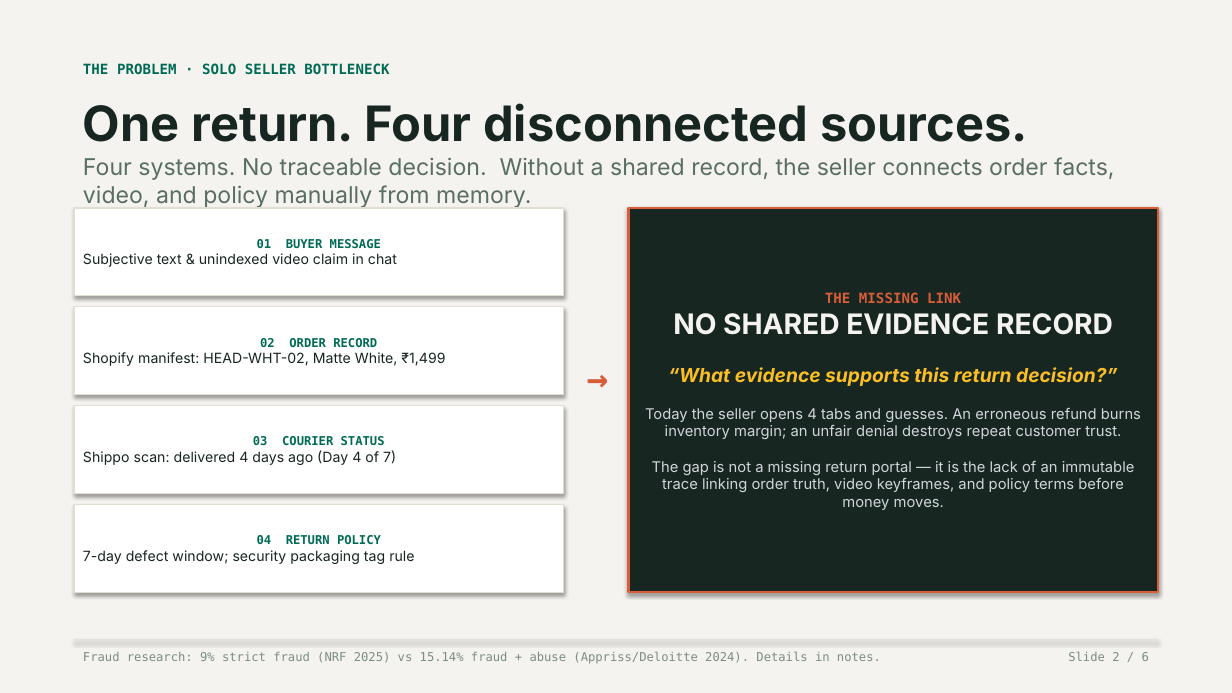
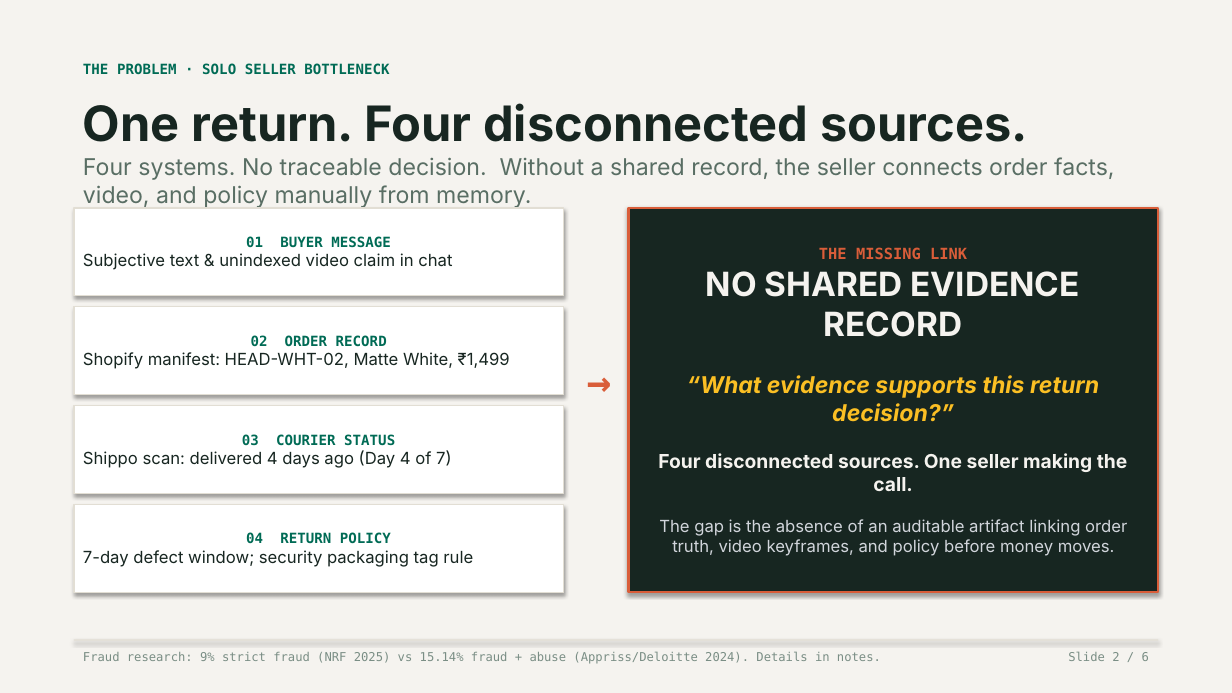
Before and after one commit to lenamkhanhh/hack4hack, a slide deck: slide 2 of ReturnLens_v4.pptx. Drawn at 1232x693 pixels with LibreOffice and Linux fonts; fonts in the diff are those of the drawing. Boxes give left, top, right and bottom in pixels: in the first picture for what was removed or moved away, otherwise in the second. Text is boxed around its words. In the diff, an @@ line names an element or a change of style, - is before the commit and + after.

```diff
--- a/ReturnLens_v4.pptx
+++ b/ReturnLens_v4.pptx
@@ rectangle "01 BUYER MESSAGE" at (74, 208, 564, 296): size 9.5 to 11 pt in "01 BUYER MESSAGE"; size 11 to 13 pt in "Subjective text & unindexed video claim in ..." @@
@@ text in rectangle at (687, 247, 1099, 422): size 11 to 12 pt in "THE MISSING LINK"; size 22 to 26 pt in "NO SHARED EVIDENCE RECORD"; size 15 to 18 pt in "“What evidence supports this return decision?”" @@
@@ rectangle "02 ORDER RECORD" at (74, 307, 564, 395): size 9.5 to 11 pt in "02 ORDER RECORD"; size 11 to 13 pt in "Shopify manifest: HEAD-WHT-02, Matte White, ₹1,499" @@
@@ text "→" at (578, 351, 615, 407): size 28 to 32 pt @@
@@ rectangle "03 COURIER STATUS" at (74, 406, 564, 494): size 9.5 to 11 pt in "03 COURIER STATUS"; size 11 to 13 pt in "Shippo scan: delivered 4 days ago (Day ..." @@
@@ text in rectangle at (658, 453, 1128, 556): text changed; size 11.5 to 13 pt @@
-Today the seller opens 4 tabs and guesses. An erroneous refund burns inventory margin; an unfair denial destroys repeat customer trust.
-The gap is not a missing return portal — it is the lack of an immutable trace linking order truth, video keyframes, and policy terms before money moves.
+Four disconnected sources. One seller making the call.
+The gap is the absence of an auditable artifact linking order truth, video keyframes, and policy before money moves.
@@ rectangle "04 RETURN POLICY" at (74, 505, 564, 592): size 9.5 to 11 pt in "04 RETURN POLICY"; size 11 to 13 pt in "7-day defect window; security packaging tag rule" @@
```
Also in this commit, not shown: 5 other slides changed, 26 other files.
